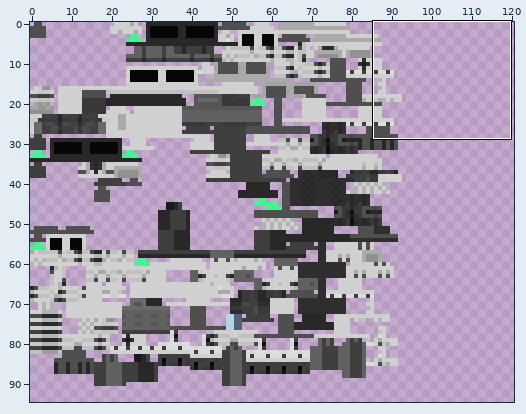
Two states of a sprite sheet, src/main/resources/assets/mekanism/render/mekasuit.png. The picture above shows the old version from afar; the outline marks the close-up.
Close-up. Before:
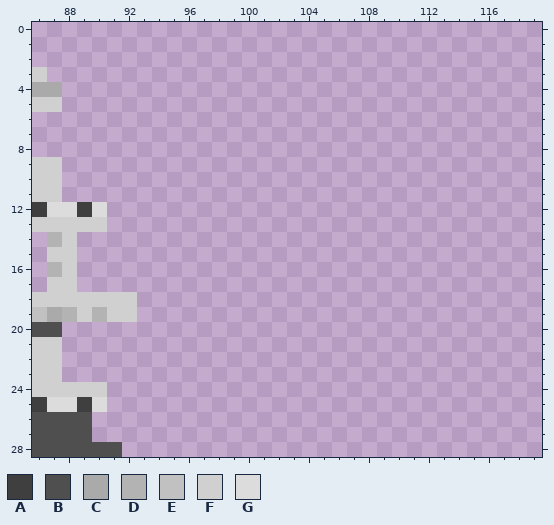
The file is 128x128 pixels. Colours within 5 levels of each other are drawn and written as one. Shown: x 86..119, y 0..28. The wide view leaves out empty margins.
Palette (. is transparent): A #3f3f3f  B #4f4f4f  C #aaaaaa  D #b3b3b3  E #c1c1c1  F #d0d0d0  G #dcdcdc
Pixels before, first column x 86:
 3 F......
 4 CC.....
 5 FF.....
 6 .......
 7 .......
 8 .......
 9 FF.....
10 FF.....
11 FF.....
12 AGGAG..
13 FFFFF..
14 .DF....
15 .FF....
16 .DF....
17 .FF....
18 FFFFFFF
19 ECDFDFF
20 BB.....
21 FF.....
22 FF.....
23 FF.....
24 FFFFF..
25 AGGAG..
26 BBBB...
27 BBBB...
28 BBBBBB.
New version:
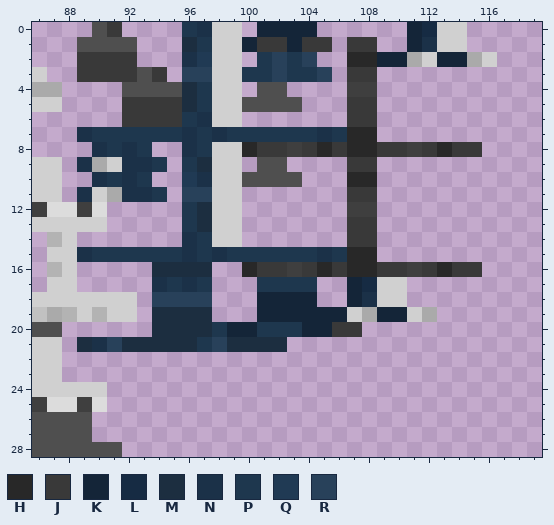
Colours new in this view: H #282828  J #393939  K #142538  L #162b43  M #1c2e40  N #1b3148  P #1e374e  Q #203a54  R #28415a
The edit:
y 0: x 90..91 .. -> BJ; x 96..99 .... -> PNFF; x 101..104 .... -> KKKK; x 111..114 .... -> KLFF
y 1: x 89..92 .... -> BBBB; x 96..105 .......... -> MPFFKJJKJJ; x 107..108 .. -> JJ; x 111..114 .... -> KNFF
y 2: x 89..92 .... -> JJJJ; x 96..99 .... -> NQFF; x 101..104 .... -> PRPR; x 107..116 .......... -> HHKKCFKKCF
y 3: x 89..94 ...... -> JJJJBJ; x 96..105 .......... -> RRFFPPRPPR; x 107..108 .. -> JJ
y 4: x 92..99 ........ -> BBBBMPFF; x 101..102 .. -> BB; x 107..108 .. -> AA
y 5: x 92..103 ............ -> JJJJMPFFBBBB; x 107..108 .. -> JJ
y 6: x 92..99 ........ -> JJJJPNFF; x 107..108 .. -> JJ
y 7: x 89..108 .................... -> NPPPPPPNPNPPPPPPNPHH
y 8: x 90..93 .... -> NPNP; x 96..115 .................... -> NPFFHJJAJHJHHJJAJHJJ
y 9: x 89..94 ...... -> NCFNNP; x 96..99 .... -> PMFF; x 101..102 .. -> BB; x 107..108 .. -> JJ
y 10: x 90..93 .... -> NPNP; x 96..103 ........ -> QNFFBBBB; x 107..108 .. -> HH
y 11: x 89..94 ...... -> NFCNNP; x 96..99 .... -> RRFF; x 107..108 .. -> JJ
y 12: x 96..99 .... -> PMFF; x 107..108 .. -> AA
y 13: x 96..99 .... -> PMFF; x 107..108 .. -> JJ
y 14: x 96..99 .... -> NPFF; x 107..108 .. -> JJ
y 15: x 89..108 .................... -> NPPPPPPNPNPPPPPPNPHH
y 16: x 94..97 .... -> MMMM; x 100..115 ................ -> HJJAJHJHHJJAJHJJ
y 17: x 94..97 .... -> NPNP; x 101..104 .... -> PPPP; x 107..110 .... -> KLFF
y 18: x 94..97 .... -> RRRR; x 101..104 .... -> KKKK; x 107..110 .... -> KNFF
y 19: x 94..97 .... -> MMMM; x 101..112 ............ -> KKKKKKFCKKFC
y 20: x 94..107 .............. -> MMMMPKKPPPKKJJ
y 21: x 89..102 .............. -> MNRMMMMMPRMMMM
Changed places in both close-ups, as pixel boxes (x1, y1, x2, y2):
added: (77, 22, 497, 352)
